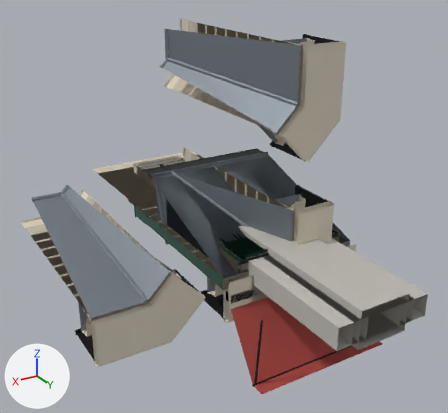
The glTF model public/assets/kit.glb as it was, and as the next commit left it.
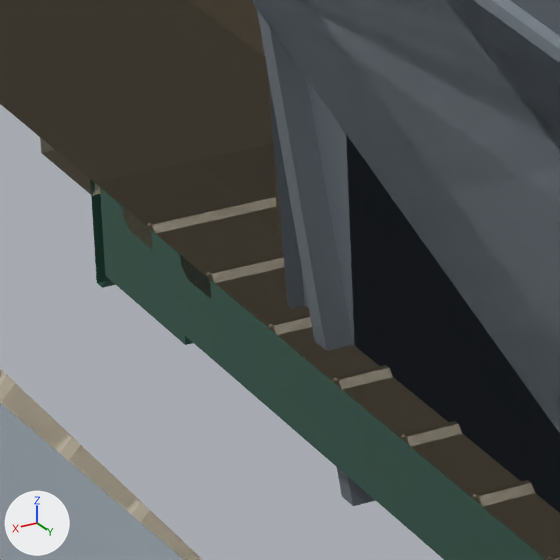
Each version appears first whole from a camera (50 mm lens) standing at (6.53, 8.41, 5.61) and looking at (0.58, -1.52, 0.65), and next in a close-up on the part from 27% to 43% of the width and 44% to 61% of the height. The axes (+X, +Y, +Z) are drawn at lower left. The lights are the same throughout. The older version's two pictures come first. Where no turn or scale is listed for an object, it has been applied to the vertices. Vertices at exactly the same position are counted once.

The first close-up shows 'G_bay.shop_stone.001', 'G_bay.shop_wood.001', 'G_bay.wall.001', 'NS_tall.window.001', 'R_mansard.dormer_atelier.001', 'R_mansard.dormer_oeil.001', 'R_mansard.dormer_studio.001', 'R_mansard.dormer_zinc.001', 'R_mansard.plain.001', 'R_mansard_corner.hip.001', 'R_mansard_pc.frame.001', 'SS_tall.window.001' and 18 more.
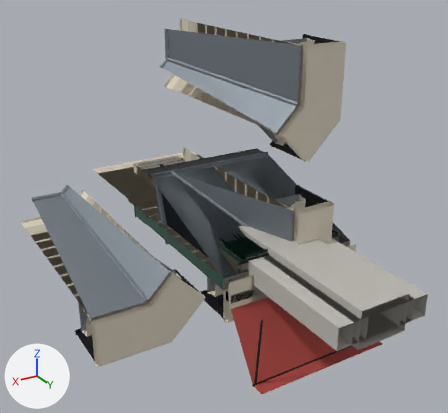
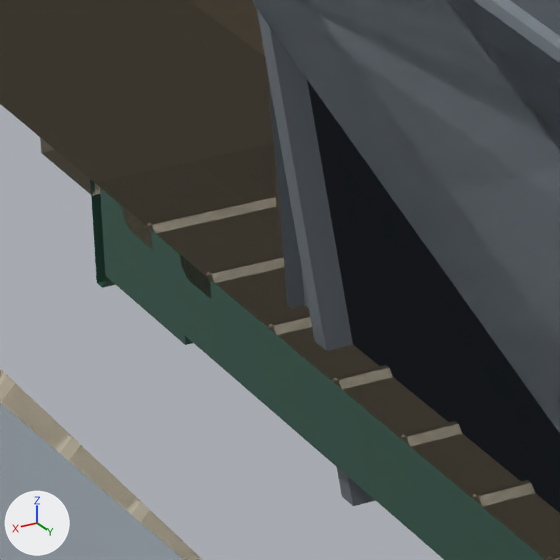
Pixel boxes [x1, y1, x2, y2] of what changed, in the close-ups (560 x 560 px; the box of a moved part takes in the faces that stretch with it):
part 1 of me_r_mansard_dormer_studio, moved or reshaped
    before: [346, 134, 560, 511]
    after: [308, 81, 560, 511]

The change, as a list of edits to the scene's bpy script:
```text
Change me_r_mansard_dormer_studio:
    where me_r_mansard_dormer_studio.from_pydata(...)  # 136 vertices, 168 faces; spans x -1.5..1.5, y -3.06..0.0, z -0.41..1.04
    used by ob_r_mansard_dormer_studio_001; location = (0.0, 0.0, 0.0)
    me_r_mansard_dormer_studio part 1
    me_r_mansard_dormer_studio.vertices[33].co: (1.35, -2.6, 0.87) -> (1.35, -2.92, 0.97)  # pixel (342, 45) -> not seen
```
